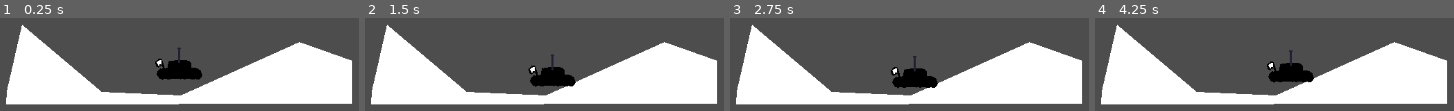
Above: before the commit, frames 1-4 (left to right).
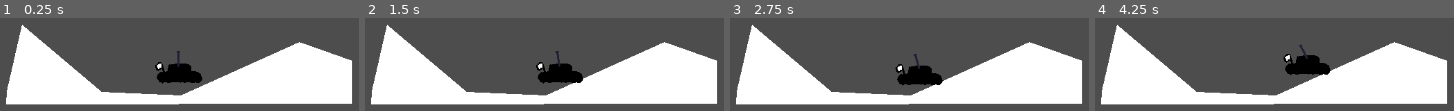
Above: after the commit, the same moments.

Repository: hiemas-lerastad/Tanks-Redux
Game: Godot game, scene res://Scenes/Level/testing_scene.tscn
Same seed, same stepped clock (60 frames per second), same inputs: the game is played once before the commit and once after it. This scene is started directly instead of the project's main scene.
Inputs (mouse positions are in pixels of both pictures, inside the frame that each line leads up to):
- Up to frame 1 (0.25 s): no input
- Up to frame 2 (1.5 s): move the mouse to (720, 74) at 0.52 s; hold D (right) from 0.53 s (still down); tap Space (fire) at 0.6 s; tap W (up, bound only after the commit) at 0.77, 0.8, 1.07, 1.35 s; move the mouse to (outside the picture) at 1.27 s
- Up to frame 3 (2.75 s): tap W (up, bound only after the commit) at 1.52, 1.82, 2.3 s; tap Space (fire) at 1.55, 2.1 s; move the mouse to (outside the picture) at 2.02 s; release D (right) at 2.03 s; hold A (left) from 2.03 s (still down)
- Up to frame 4 (4.25 s): move the mouse to (outside the picture) at 2.77 s; release A (left) at 2.78 s; hold D (right) from 2.78 s (still down); tap Space (fire) at 2.85 s; tap W (up, bound only after the commit) at 3.02, 3.32, 3.6, 3.77, 4.07 s; move the mouse to (outside the picture) at 3.52 s

The runs differ from the first frame. In frame 1, 1.2% of the frame differs, in the area x 43-57%, y 32-71%; in frame 2, 2.0%; in frame 3, 1.6%; in frame 4, 3.2%, in the area x 47-66%, y 27-70%.

Commit message:
added turret + shot controller

Diff:
--- a/Scenes/Player/tank.tscn
+++ b/Scenes/Player/tank.tscn
@@ -1,17 +1,21 @@
-[gd_scene load_steps=6 format=3 uid="uid://m03xo3rkc33r"]
+[gd_scene load_steps=7 format=3 uid="uid://m03xo3rkc33r"]
 
 [ext_resource type="Script" path="res://Scripts/Player/tank.gd" id="1_bffw6"]
 [ext_resource type="Texture2D" uid="uid://bvgqv1b486d6u" path="res://Assets/Sprites/Player/body.png" id="1_edwx4"]
 [ext_resource type="Texture2D" uid="uid://cuctd1y4tc270" path="res://Assets/Sprites/Player/turret.png" id="2_ljydc"]
 [ext_resource type="Script" path="res://Scripts/Components/_input_component.gd" id="2_n0vqo"]
+[ext_resource type="Texture2D" uid="uid://r5bsbxglfft5" path="res://Assets/Sprites/Player/tmp_power.png" id="5_3fhk8"]
 
 [sub_resource type="CapsuleShape2D" id="CapsuleShape2D_3ot6a"]
 radius = 13.5
 height = 64.0
 
-[node name="tank" type="CharacterBody2D"]
+[node name="tank" type="CharacterBody2D" node_paths=PackedStringArray("body", "turret", "shoot_progress")]
 texture_filter = 1
 script = ExtResource("1_bffw6")
+body = NodePath("body")
+turret = NodePath("body/turret")
+shoot_progress = NodePath("body/turret/shoot_progress")
 
 [node name="_input_component" type="Node" parent="." node_paths=PackedStringArray("controls")]
 script = ExtResource("2_n0vqo")
@@ -21,10 +25,26 @@
 texture = ExtResource("1_edwx4")
 
 [node name="turret" type="Sprite2D" parent="body"]
-position = Vector2(-1, 0)
 texture = ExtResource("2_ljydc")
+offset = Vector2(-1.5, 0)
+
+[node name="shoot_point" type="Node2D" parent="body/turret"]
+position = Vector2(0, -22)
+
+[node name="shoot_progress" type="TextureProgressBar" parent="body/turret"]
+z_index = -1
+offset_top = -19.0
+offset_right = 100.0
+offset_bottom = 31.0
+rotation = -1.5708
+scale = Vector2(0.45, 0.45)
+texture_progress = ExtResource("5_3fhk8")
+texture_progress_offset = Vector2(0, -25)
 
 [node name="CollisionShape2D" type="CollisionShape2D" parent="."]
 position = Vector2(0, 9.5)
 rotation = 1.5708
 shape = SubResource("CapsuleShape2D_3ot6a")
+
+[connection signal="begin_firing" from="_input_component" to="_input_component" method="_begin_shooting_animation"]
+[connection signal="end_firing" from="_input_component" to="_input_component" method="_end_shooting_animation"]
--- a/Scripts/Components/_input_component.gd
+++ b/Scripts/Components/_input_component.gd
@@ -1,13 +1,20 @@
 extends Node
+
+signal begin_firing
+signal end_firing
+signal shot_fired(strength: int)
 
 @export_category("Settings")
 @export var controls: CharacterBody2D
-@export var max_speed: float = 15.0
-@export var fall_speed: float = 29.8
-var is_falling: bool
+@export var max_speed: float = 30.0
+@export var fall_speed: float = 50.0
+
+var is_firing: bool
+var firing_tween: Tween
+var current_fire_strength: int
 
 func gravity() -> void:
-	''' applies gravity to characterbody2d controls accelerate if has been falling for x time '''
+	''' applies gravity to characterbody2d controls ?accelerate if has been falling for x time? '''
 
 	if(!floor_check()):
 		controls.velocity.y = fall_speed
@@ -17,13 +24,57 @@
 func floor_check() -> bool:
 	return controls.is_on_floor()
 
-func _process(delta) -> void:
+func movement_controls() -> void:
 	''' take in the left/right direction, apply appropriate velocity + gravity'''
+
 	var input_direction = Input.get_axis("left","right")
 
 	gravity()
 
-	if(input_direction != 0):
+	if(input_direction != 0 and !is_firing):
 		controls.velocity.x = input_direction * max_speed
 	else:
 		controls.velocity.x = lerpf(controls.velocity.x,0,.2)
+
+func turret_controls(d) -> void:
+	var turret_direction = Input.get_axis("up","down")
+
+	if(turret_direction != 0):
+		controls.turret.rotation = lerp_angle(controls.turret.rotation, 1.55 * turret_direction, .5 *d)
+
+func fire_controls() -> void:
+	''' holding down fire button will cause a ui component to show, indicating the shot strength
+	this strength will increase from 0 - 100 and back for as long as is held
+
+	Once released the shot will be fired, once the last projectile has exploded the player will no longer be able to move
+	and their turn will be over.
+	 '''
+
+	var trigger_fire: bool = Input.is_action_just_pressed("fire")
+	var trigger_release: bool  = Input.is_action_just_released("fire")
+
+	if(trigger_fire and !is_firing):
+		#triggered fire and not already firing
+		is_firing = true
+		emit_signal("begin_firing")
+	if(trigger_release and is_firing):
+		#began firing and released
+		is_firing = false
+		emit_signal("end_firing")
+		emit_signal("shot_fired",controls.shoot_progress) # bind projectile shot to this
+
+
+func _begin_shooting_animation():
+	firing_tween = create_tween()
+	firing_tween.set_loops()
+	firing_tween.tween_property(controls.shoot_progress,"value",100,1)
+	firing_tween.tween_property(controls.shoot_progress,"value",0,1)
+
+func _end_shooting_animation():
+	firing_tween.kill()
+	controls.shoot_progress.value = 0
+
+func _process(delta) -> void:
+	movement_controls()
+	turret_controls(delta)
+	fire_controls()
--- a/Scripts/Player/tank.gd
+++ b/Scripts/Player/tank.gd
@@ -1,4 +1,11 @@
 extends CharacterBody2D
+
+@export_category("tank_parts")
+@export var body: Sprite2D
+@export var turret: Sprite2D
+
+@export_category("tank_ui")
+@export var shoot_progress: TextureProgressBar
 
 func _physics_process(delta):
 	move_and_slide()
--- a/project.godot
+++ b/project.godot
@@ -38,9 +38,15 @@
 "events": [Object(InputEventKey,"resource_local_to_scene":false,"resource_name":"","device":-1,"window_id":0,"alt_press …(191 unchanged characters)…
 ]
 }
-<<<<<<<HEADleft={
+up={
 "deadzone": 0.5,
-"events": [Object(InputEventKey,"resource_local_to_scene":fa …(140 unchanged characters)… d":false,"keycode":0,"physical_keycode":65,"key_label":0,"unicode":97,"location":0,"echo":false,"script":null)
-, Object(InputEventKey,"resource_local_to_scene":false,"reso …(136 unchanged characters)… lse,"keycode":0,"physical_keycode":4194319,"key_label":0,"unicode":0,"location":0,"echo":false,"script":null)
+"events": [Object(InputEventKey,"resource_local_to_scene":fa …(140 unchanged characters)… d":false,"keycode":0,"physical_keycode":87,"key_label":0,"unicode":119,"location":0,"echo":false,"script":null)
+, Object(InputEventKey,"resource_local_to_scene":false,"reso …(136 unchanged characters)… lse,"keycode":0,"physical_keycode":4194320,"key_label":0,"unicode":0,"location":0,"echo":false,"script":null)
 ]
 }
+down={
+"deadzone": 0.5,
+"events": [Object(InputEventKey,"resource_local_to_scene":false,"resource_name":"","device":-1,"window_id":0,"alt_pressed":false,"shift_pressed":false,"ctrl_pressed":false,"meta_pressed":false,"pressed":false,"keycode":0,"physical_keycode":83,"key_label":0,"unicode":115,"location":0,"echo":false,"script":null)
+, Object(InputEventKey,"resource_local_to_scene":false,"resource_name":"","device":-1,"window_id":0,"alt_pressed":false,"shift_pressed":false,"ctrl_pressed":false,"meta_pressed":false,"pressed":false,"keycode":0,"physical_keycode":4194322,"key_label":0,"unicode":0,"location":0,"echo":false,"script":null)
+]
+}
Binary file added: Assets/Sprites/Player/tmp_power.aseprite
Binary file added: Assets/Sprites/Player/tmp_power.png
Not shown, added: Assets/Sprites/Player/tmp_power.png.import
